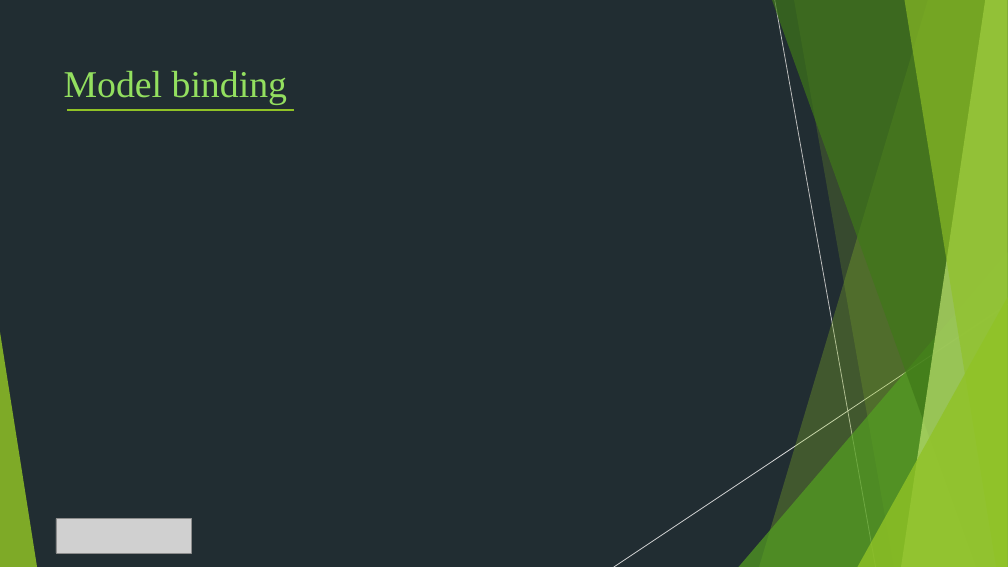
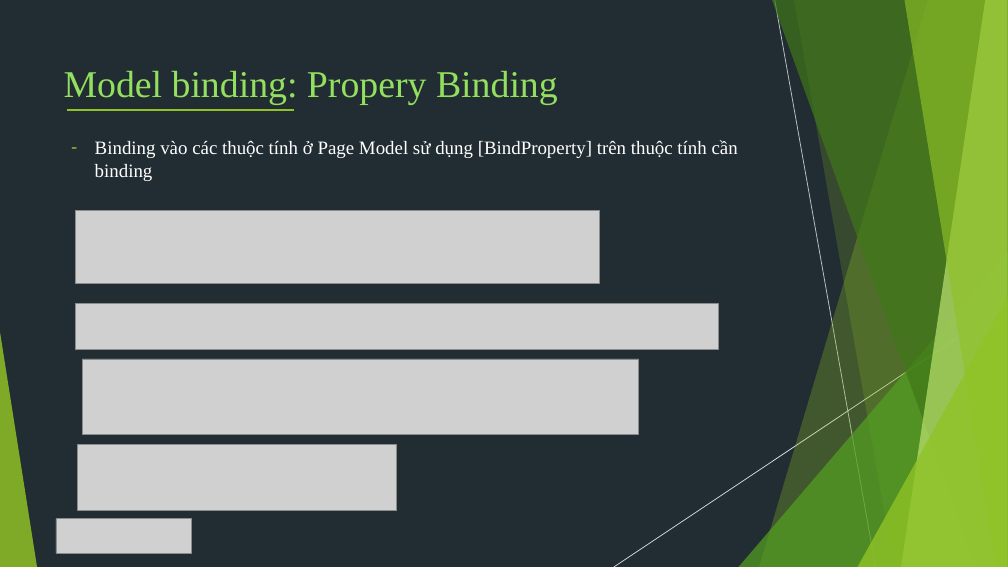
Before and after one commit to TechMarDay/RazorPage, a slide deck: slide 11 of Razor pages.pptx. Drawn at 1008x567 pixels with LibreOffice and Linux fonts; fonts in the diff are those of the drawing; grey boxes stand for pictures. Boxes give left, top, right and bottom in pixels: in the first picture for what was removed or moved away, otherwise in the second. Text is boxed around its words. In the diff, an @@ line names an element or a change of style, - is before the commit and + after.

Commit message:
Model binding

```diff
--- a/Razor pages.pptx
+++ b/Razor pages.pptx
@@ text at <box>64,71,558,105</box>: text changed @@
-Model binding
+Model binding: Propery Binding
@@ text added at <box>95,140,738,181</box>, 18 pt, text #FFFFFF @@
+– Binding vào các thuộc tính ở Page Model sử dụng [BindProperty] trên thuộc tính cần binding
@@ picture added at <box>76,210,600,284</box> @@
@@ picture added at <box>76,303,718,349</box> @@
@@ picture added at <box>82,359,639,434</box> @@
@@ picture added at <box>78,445,397,511</box> @@
```
Also in this commit, not shown: 1 other slide changed, 5 other files.
